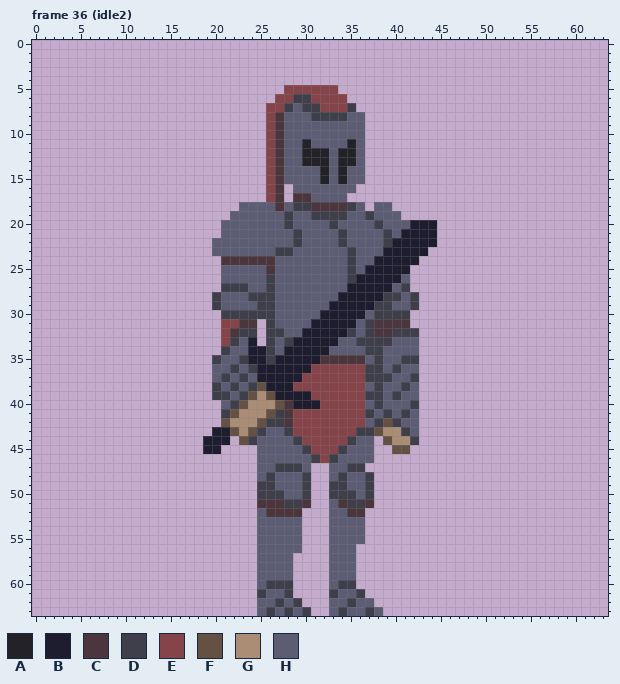
Pixel-art file -- Aseprite/MainCharacter.aseprite. Above, as it was before the edit.
64x64 pixels, 84 frames. Shown: frame 36 (idle2). The commit also changed other frames, which this record leaves out.
Visible layers, top first: "Brazo Der", "Layer 1", "Torso", "Brazo Izq", "Pierna D", "Pierna IZq", "Cabeza".
Palette (. is transparent): A #222228  B #1d1d2f  C #4a363c  D #3f3f4b  E #85444a  F #655144  G #ab8d76  H #5c5c75
Pixels before, frame 36 (idle2) (only the part around the change), first column x 7:
10 ...................ECHHHHHHHHH..............
11 ...................ECHHAHHHHAH..............
12 ...................ECHHAAAHAAH..............
13 ...................ECHHAAAHAAH..............
14 ...................ECHHHHAHAHH..............
15 ...................ECHHHHAHAHH..............
16 ...................EC.HHHHHHH...............
17 ...................EC.CCHHHH................
18 ................HHHHCHDDCCCCDH.HH...........
19 ...............HHHHHHDHHDDDDHHDHHH..........
20 ..............HHHHHHHDHHHHDHHHHDHHHBBB......
21 ..............HHHHHHHHDHHHHDHHHHDHBBBB......
22 .............HHHHHHHHHDHHHHDHHHHDBBBBB......
23 .............HHHHHHHDDHHHHHHDHHHBBBBB.......
24 ..............CCCCCCHHHHHHHHDHHBBBBB........
25 ..............HHHHHCHHHHHHHHDHBBBBB.........
26 ..............HHHHHDHHHHHHHHDBBBBBH.........
27 ..............DDDHHDHHHHHHHHBBBBBHD.........
28 .............DHHHDDDHHHHHHHBBBBBDDHD........
29 .............DHHHHDDHHHHHHBBBBBDDHHD........
30 ..............DDDDDDHHHHHBBBBBHDDDD.........
31 ..............EECC.DHHHHBBBBBHDCCCC.........
32 ..............ECDD.DDHHBBBBBDHDCCDDD........
33 ..............EDHB.DHDBBBBBHHDDDDHHH........
34 ..............DHHBBDHBBBBBHHHHDDHHHH........
35 .............DHHDBBDBBBBBCCCCCHDHHDD........
36 .............HHDHDBBBBBBEEEEEEDDHDHH........
37 .............HDHDHBBBBBEEEEEEEDDDHHD........
38 .............DHDHDFBBBEEEEEEEEHDHHDH........
39 .............DDHDFGFBBBBEEEEEEDDHDHH........
40 ..............HDFGGGFCBBBEEEEEHDHHHD........
41 ..............DFGGGFDCEEEEEEEEDHDHDH........
42 ..............FGGGFDDCEEEEEEEEHDFDHH........
43 .............BBFGFDHHDEEEEEEEDDFGGDH........
44 ............BBB.FDHHHHDEEEEEDHH.FGGD........
45 ............BB....HHHHHDEEEDHHH..FF.........
46 ..................HHHHHHDEDHHHH.............
47 ..................HHDDDH..HHDD..............
48 ..................HDHHHD..HDHHD.............
The same view after the edit:
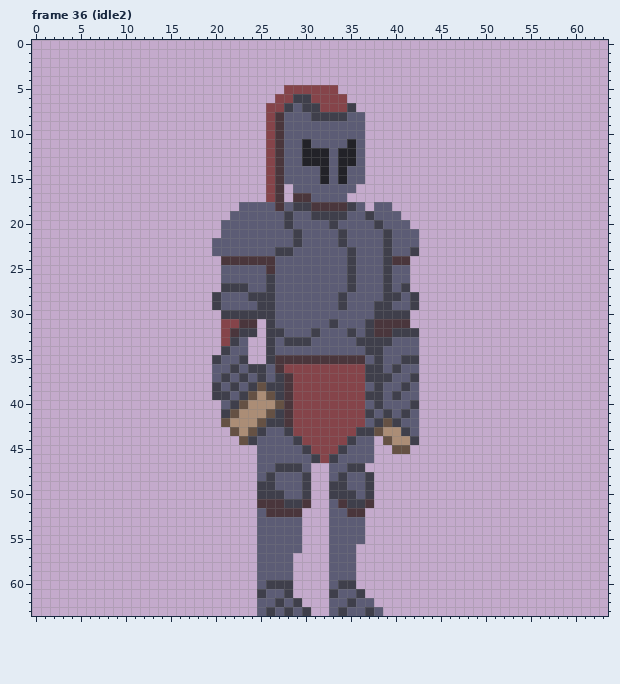
From old to new:
layer "Layer 1" now hidden
Frame 36 (idle2):
The author changed colour B to colour C in row 24 at x 40 to 41; in row 35 at x 27 to 31; in row 36 at x 27; in rows 37 to 39 at x 28.
The author changed colour B to colour D in row 23 at x 39 and 42; in rows 24 to 26 at x 39; in row 27 at x 35 and 39; in rows 28 to 29 at x 34; in row 31 at x 33; in row 32 at x 31.
The author changed colour B to colour D in row 33 at x 29 to 30; in row 36 at x 25; in row 37 at x 25 and 27; in row 38 at x 26 to 27; in row 39 at x 27.
The author changed colour B to colour E in row 36 at x 28 to 30; in row 37 at x 29; in row 39 at x 29 to 30; in row 40 at x 29 to 31.
The author changed colour B to colour H in row 21 at x 41 to 42; in row 22 at x 40 to 42; in row 23 at x 40 to 41; in row 24 at x 38; in row 25 at x 37 to 38 and 40 to 41; in row 26 at x 36 to 38 and 40.
The author changed colour B to colour H in row 27 at x 36 to 38; in row 28 at x 35 to 38; in row 29 at x 33 and 35 to 37; in row 30 at x 32 to 36; in row 31 at x 31 to 32 and 34 to 35; in row 32 at x 30 and 32 to 34.
The author changed colour B to colour H in row 33 at x 31 to 33; in row 34 at x 28 to 32; in rows 36 to 37 at x 26.
Colour B is removed in row 20 at x 42 to 44; in rows 21 to 22 at x 43 to 44; in row 23 at x 43; in row 24 at x 42; in row 33 at x 24; in rows 34 to 35 at x 24 to 25.
Colour B is removed in row 43 at x 20 to 21; in row 44 at x 19 to 21; in row 45 at x 19 to 20.
